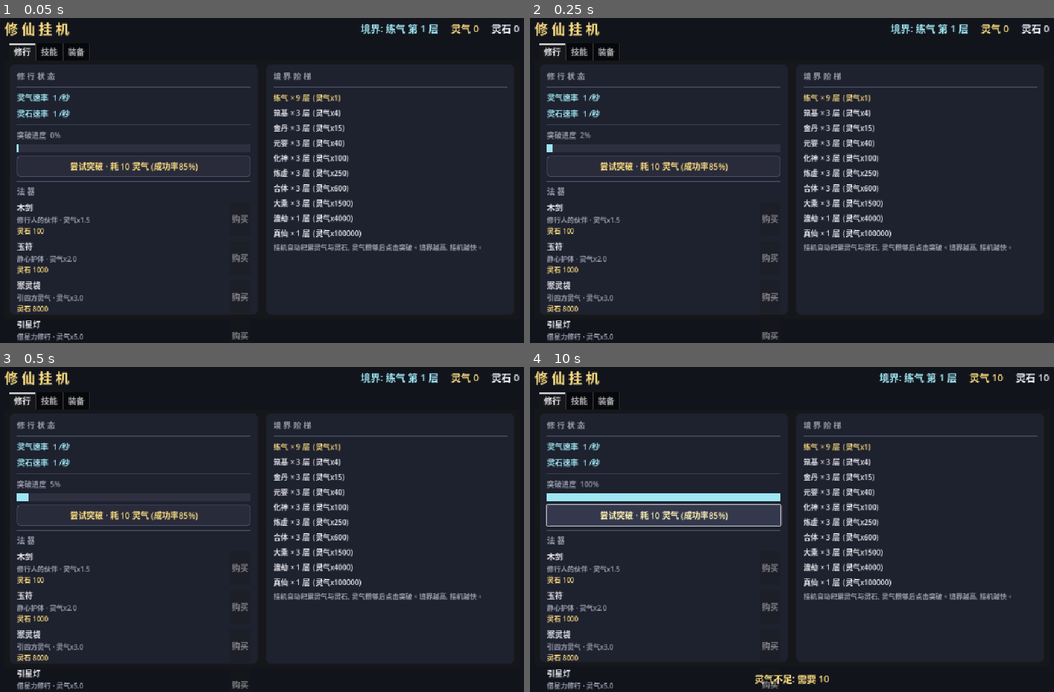
Above: before the commit, frames 1-4 (two rows, left to right).
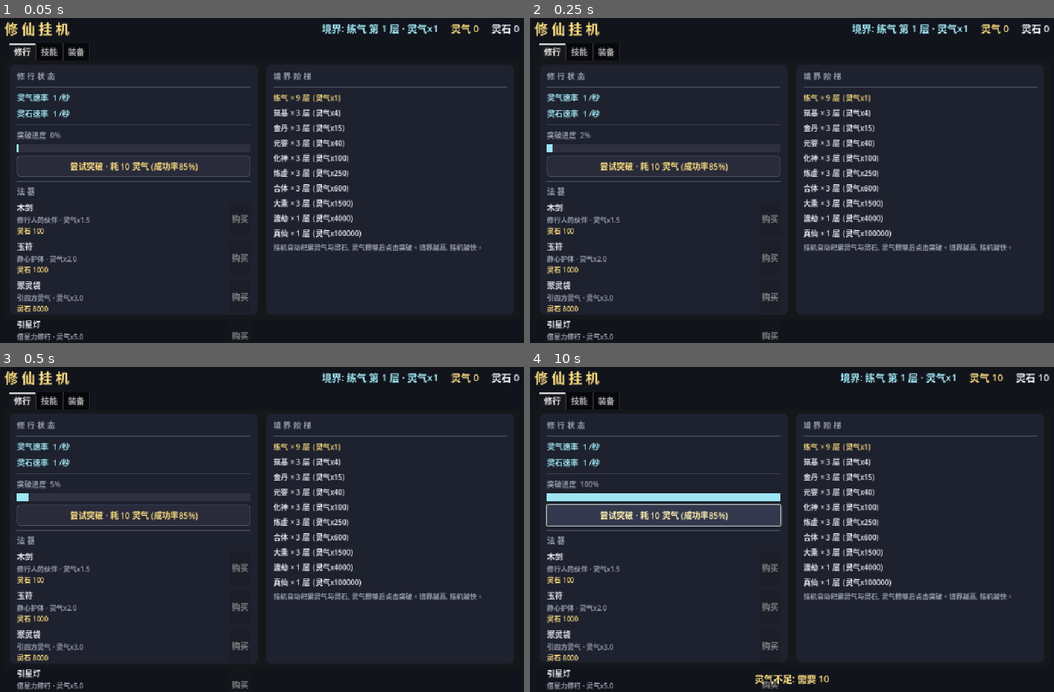
Above: after the commit, the same moments.

Repository: playerss/xiuxian-idle-godot
Game: Godot game, scene res://scenes/main.tscn
The game is run twice, just before and just after one commit, with the same random seed, the same clock (stepped at 60 frames per second) and the same inputs.
Inputs:
- Up to frame 1 (0.05 s): no input
- Up to frame 2 (0.25 s): no input
- Up to frame 3 (0.5 s): no input
- Up to frame 4 (10 s): click "尝试突破 · 耗 10 灵气 (成功率85%)" at 0.5 s; click "尝试突破 · 耗 10 灵气 (成功率85%)" at 1.25 s; click "尝试突破 · 耗 10 灵气 (成功率85%)" at 2 s; tap Enter at 3.5, 8.75 s; tap Space at 5 s

The runs differ from the first frame. In frame 1, 0.4% of the frame differs, in the area x 61-84%, y 1-5%; in frame 2, 0.4%; in frame 3, 0.4%; in frame 4, 0.5%, in the area x 59-82%, y 1-5%.

Commit message:
feat(打磨-3): 顶栏境界标签显示灵气倍率, tooltip 展示倍率构成 (境界/功法装备/法器), 自测 59 项

Diff:
--- a/scripts/game_data.gd
+++ b/scripts/game_data.gd
@@ -155,6 +155,13 @@
 
 func stone_per_sec() -> float:
 	return 1.0 * QI_MULT[realm_idx] * (1.0 + passive_bonus("stone_mult") + passive_bonus("all_mult") + equip_bonus("stone_mult"))
+
+# 灵气倍率构成 (顶栏展示用: 境界基础 / 功法与装备加成)
+func qi_mult_realm() -> float:
+	return QI_MULT[realm_idx]
+
+func qi_mult_skill_equip() -> float:
+	return 1.0 + passive_bonus("qi_mult") + passive_bonus("all_mult") + equip_bonus("qi_mult")
 
 func breakthrough_cost() -> float:
 	return 10.0 * pow(3.0, realm_idx) * layer
--- a/scripts/main.gd
+++ b/scripts/main.gd
@@ -26,6 +26,7 @@
 var _float_label: Label
 var _float_tween: Tween
 var _break_flash_seq := 0
+var _realm_tip := ""              # 境界标签 tooltip 缓存 (变化时才刷新)
 var _btn_sb_normal: StyleBoxFlat  # 突破按钮默认样式 (闪烁后恢复用)
 var _flash_sb: StyleBoxFlat       # 闪烁用样式 (成功绿/失败红)
 var _flash_left := 0              # 剩余闪烁帧数
@@ -384,7 +385,14 @@
 
 func _refresh() -> void:
 	var g := GameData
-	_realm_label.text = "境界: %s %s" % [g.realm_name(), g.layer_name()]
+	var realm_mult := g.qi_mult_realm()
+	_realm_label.text = "境界: %s %s · 灵气x%s" % [g.realm_name(), g.layer_name(), g.fmt(realm_mult)]
+	# tooltip: 倍率构成 (境界基础 / 功法装备 / 法器), 仅在数值变化时刷新
+	var tip := "境界灵气倍率 x%s  |  功法/装备 x%.2f  |  法器 x%.1f  |  当前灵气速率 %s/秒" % [
+		g.fmt(realm_mult), g.qi_mult_skill_equip(), g.item_boost(), g.fmt(g.qi_per_sec())]
+	if tip != _realm_tip:
+		_realm_tip = tip
+		_realm_label.tooltip_text = tip
 	_essence_label.text = "灵气 %s" % g.fmt(g.essence)
 	_stones_label.text = "灵石 %s" % g.fmt(g.stones)
 	_qi_label.text = "灵气速率  %s /秒" % g.fmt(g.qi_per_sec())
--- a/scripts/selftest.gd
+++ b/scripts/selftest.gd
@@ -72,6 +72,17 @@
 	check(msg.find("领悟") >= 0, "学习返回领悟提示")
 	check(g.qi_per_sec() >= before_qi, "学习被动后灵气速率提升")
 	check(g.learn_skill(passive_id).find("已经") >= 0, "重复学习被拒")
+
+	# ---------- 打磨-3: 灵气倍率构成 (顶栏展示用接口) ----------
+	var qmr: float = g.qi_mult_realm()
+	check(qmr == g.QI_MULT[0], "qi_mult_realm == QI_MULT[realm_idx] (练气 x1)")
+	check(g.qi_mult_skill_equip() > 1.0, "已学被动后 qi_mult_skill_equip > 1")
+	# 合成一致性: 境界 x (功法装备) 应近似 qi_per_sec / 法器
+	var qi_ratio: float = g.qi_per_sec() / g.item_boost()
+	check(absf(qi_ratio - qmr * g.qi_mult_skill_equip()) < 0.01, "qi_per_sec ≈ 境界x x 功法装备x")
+	g.realm_idx = 3
+	check(g.qi_mult_realm() == g.QI_MULT[3], "qi_mult_realm 随境界变化 (元婴 x40)")
+	g.realm_idx = 0
 
 	# ---------- 主动神通: 释放 / 冷却 ----------
 	check(g.use_active_skill(active_id).find("尚未领悟") >= 0, "未领悟神通不可施展")
Not shown, changed: PROJECT_PLAN.md
Not shown, changed: README.md
